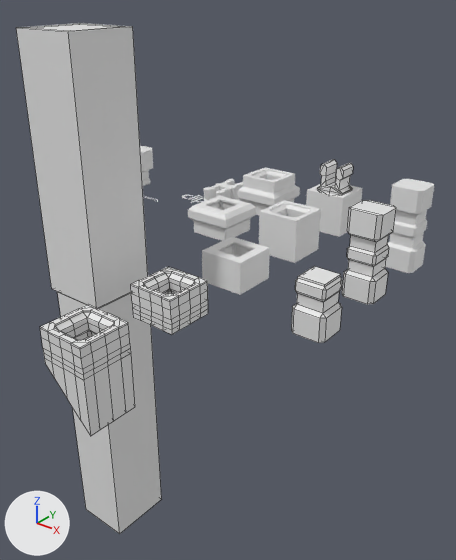
The Blender file blender/clip.blend: old version first, new version second.
The view is the same before and after, from a 50 mm lens placed at (74.1, -135.3, 58.3), pointed at (-11.5, -28.3, -8.0). Lighting does not change. The marker at lower left points along +X, +Y and +Z. Mesh edges are drawn as thin lines on the coarser meshes.

Objects in the first picture: 'clip_holder', 'clip_holder_applied', 'clip_holder_applied_trimmed', 'clip_holder_applied_trimmed_closed', 'clip_holder_applied_trimmed_closed_angled', 'clip_holder_negative', 'clip_holder_negative_applied', 'clip_holder_negative_applied_trimmed', 'clip_holder_with_handles', 'clip_holder_with_handles_applied', 'pole', 'pole_holder'.
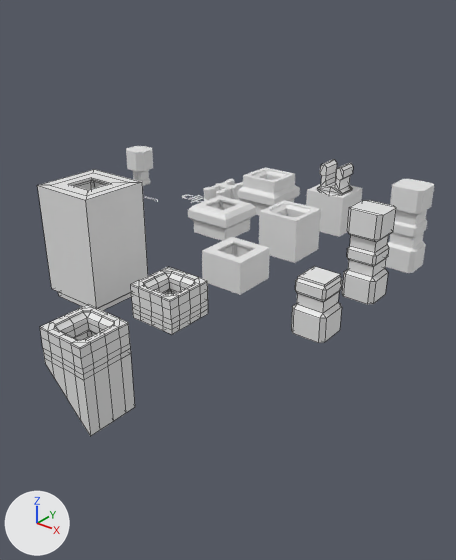
Pixel boxes (x1, y1, x2, y2) of what changed, in the pictures (456 x 560 px):
'pole_holder', reshaped (17% narrower, 51% shorter)
    before: (16, 23, 148, 308)
    after: (38, 169, 148, 308)
'pole', reshaped
    before: (57, 292, 161, 534)
    after: (58, 292, 132, 311)

Patch to the scene script:
```diff
--- a/blender/clip.blend.py
+++ b/blender/clip.blend.py
@@ me_cube @@
 me_cube.from_pydata(...)  # 36 vertices, 30 faces; spans x -7.0..7.0, y -7.0..7.0, z -6.0..44.0
 # used by ob_pole_holder; location = (-20.0, -60.0, 6.0)
 # before: 1 (-5.3, -5.3, 44.0), 3 (-5.3, 5.3, 44.0), 5 (5.3, -5.3, 44.0), 7 (5.3, 5.3, 44.0), 10 (-7.0, -7.0, 44.0)
 # before: 11 (-7.0, 7.0, 44.0), 13 (7.0, 7.0, 44.0), 15 (7.0, -7.0, 44.0)
+# me_cube part 1
+for i in [1, 3, 5, 7, 10, 11, 13, 15]: me_cube.vertices[i].co += Vector((0.0, 0.0, -28.0))
@@ me_cube_004 @@
 # used by ob_pole; location = (-20.0, -60.0, -6.0)
-me_cube_004.from_pydata(...)  # 28 vertices, 22 faces; spans x -5.1..7.0, y -7.0..7.0, z -54.0..21.0
+me_cube_004.from_pydata(...)  # 28 vertices, 22 faces; spans x -4.8..7.0, y -7.0..7.0, z 5.0..21.0
+# me_cube_004 part 2: 28 of 28 vertices moved; they spanned x -5.1..7.0, y -7.0..7.0, z -54.0..21.0 and now span x -4.8..7.0, y -7.0..7.0, z 5.0..21.0; mean shift (0.0, 0.0, 8.5); largest move (-5.1, -7.0, -54.0) -> (-4.8, -7.0, 5.0)
```
